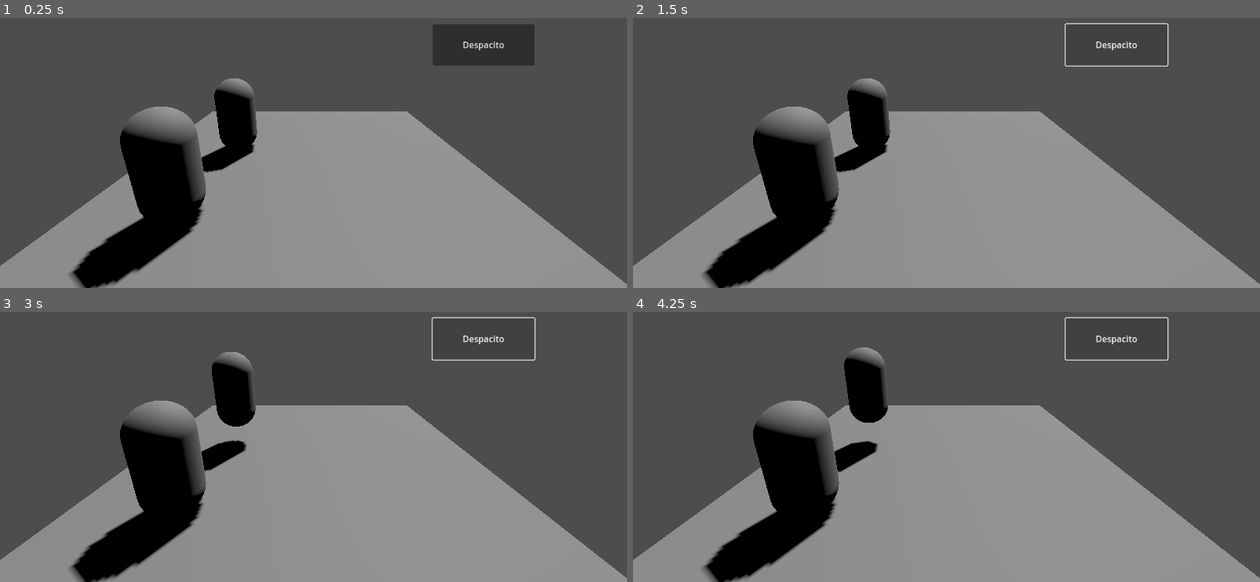
Above: before the commit, frames 1-4 (two rows, left to right).
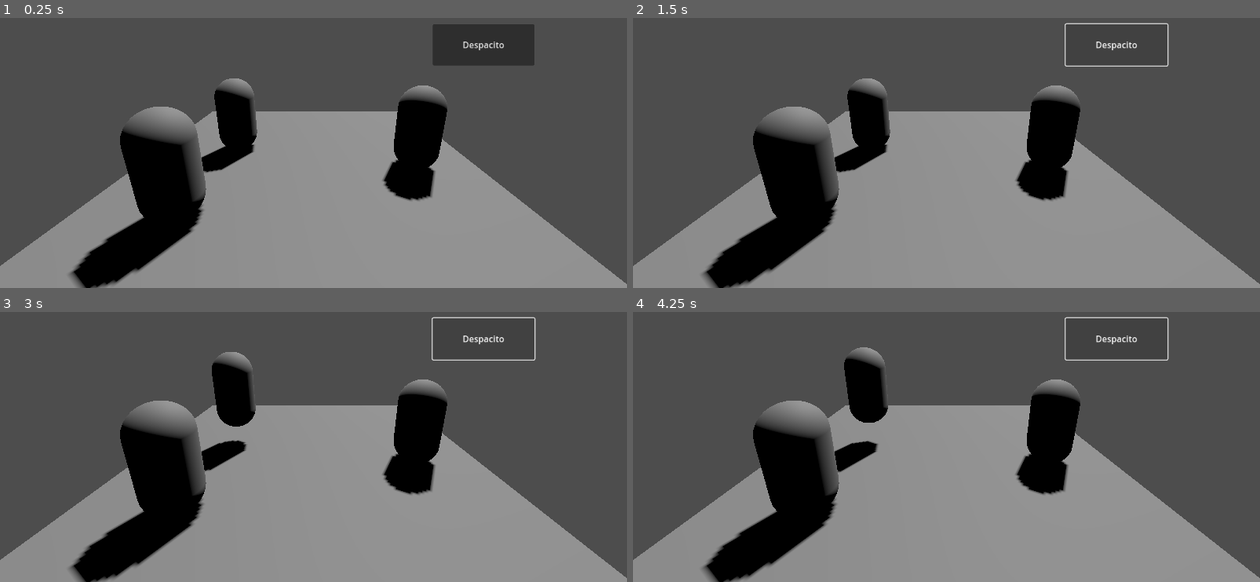
Above: after the commit, the same moments.

Repository: chocharrison/mangopolis
Game: Godot game, scene res://main.tscn
The game is run twice, just before and just after one commit, with the same random seed, the same clock (stepped at 60 frames per second) and the same inputs.
Inputs:
- Up to frame 1 (0.25 s): no input
- Up to frame 2 (1.5 s): click "Despacito" at 0.5 s; click "Despacito" at 1.25 s
- Up to frame 3 (3 s): click "Despacito" at 2 s; tap Enter (ui_accept) at 2.75 s; tap Z (jump_1) at 2.85 s
- Up to frame 4 (4.25 s): tap Z (jump_1) at 3.02, 3.32, 3.6, 3.77, 4.07 s

The runs differ from the first frame. In frame 1, 2.9% of the frame differs, in the area x 60-72%, y 25-68%; in frame 2, 2.9%; in frame 3, 2.9%; in frame 4, 2.9%.

Commit message:
aadded emeny
simple

Diff:
--- /dev/null
+++ b/enemy.gd
@@ -0,0 +1,36 @@
+extends CharacterBody3D
+
+class_name Enemy
+
+var JUMP_VELOCITY: float
+var health: float = 100
+var enemy_name: String = "Despacito"
+var is_banned = false
+
+signal hurt(amount:float)
+signal downed
+
+func _ready() -> void:
+	pass
+
+func _process(delta: float) -> void:
+	pass
+
+func _physics_process(delta: float) -> void:
+	# Add the gravity.
+	if not is_on_floor():
+		velocity += get_gravity() * delta
+
+
+	move_and_slide()
+
+
+func hurt_me(amount: float):
+	health -= amount
+	print(enemy_name+" is hart and has "+str(health))
+	if(health <= 0):
+		downed.emit()
+
+func banned():
+	print(enemy_name+" ded")
+	is_banned = true
--- /dev/null
+++ b/enemy.tscn
@@ -0,0 +1,17 @@
+[gd_scene load_steps=4 format=3 uid="uid://bwk1dahk8pwq1"]
+
+[ext_resource type="Script" path="res://enemy_1.gd" id="1_ade72"]
+
+[sub_resource type="CapsuleMesh" id="CapsuleMesh_k531j"]
+
+[sub_resource type="CapsuleShape3D" id="CapsuleShape3D_i07df"]
+
+[node name="enemy" type="CharacterBody3D"]
+transform = Transform3D(1, 0, 0, 0, 1, 0, 0, 0, 1, -1.8792, 1.20589, -0.345041)
+script = ExtResource("1_ade72")
+
+[node name="MeshInstance3D" type="MeshInstance3D" parent="."]
+mesh = SubResource("CapsuleMesh_k531j")
+
+[node name="CollisionShape3D" type="CollisionShape3D" parent="."]
+shape = SubResource("CapsuleShape3D_i07df")
--- /dev/null
+++ b/enemy_1.gd
@@ -0,0 +1,9 @@
+extends Enemy
+
+# Player 1 uses "jump_1" for jumping
+func _ready() -> void:
+	JUMP_VELOCITY = 4.5
+	health = 80
+	enemy_name = "witch"
+	connect("hurt", Callable(self, "hurt_me"))
+	connect("downed", Callable(self, "banned"))
--- a/main.tscn
+++ b/main.tscn
@@ -1,8 +1,9 @@
-[gd_scene load_steps=6 format=3 uid="uid://dtl0yorbotjnc"]
+[gd_scene load_steps=7 format=3 uid="uid://dtl0yorbotjnc"]
 
 [ext_resource type="Script" path="res://main.gd" id="1_1oxyp"]
 [ext_resource type="PackedScene" uid="uid://cx3vvx5let8fr" path="res://player.tscn" id="1_sgkt5"]
 [ext_resource type="Script" path="res://player_2.gd" id="2_mjfw7"]
+[ext_resource type="PackedScene" uid="uid://bwk1dahk8pwq1" path="res://enemy.tscn" id="4_d8af1"]
 
 [sub_resource type="BoxMesh" id="BoxMesh_hktrr"]
 
@@ -42,4 +43,7 @@
 offset_bottom = 239.0
 text = "Despacito"
 
+[node name="enemy" parent="." instance=ExtResource("4_d8af1")]
+transform = Transform3D(1, 0, 0, 0, 1, 0, 0, 0, 1, 2.60084, 1.20589, 0.623712)
+
 [connection signal="pressed" from="CanvasLayer/Button" to="." method="_on_button_pressed"]
